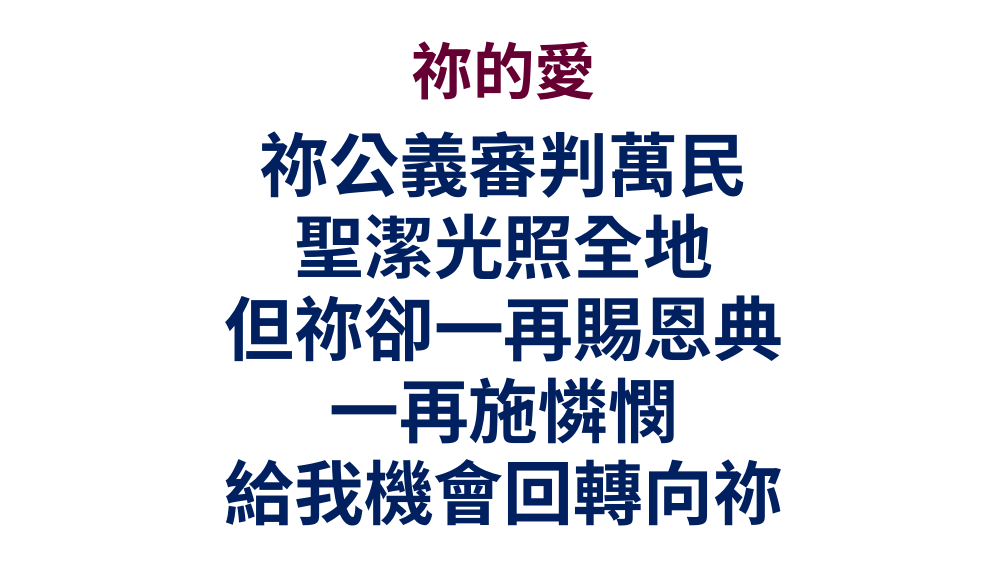
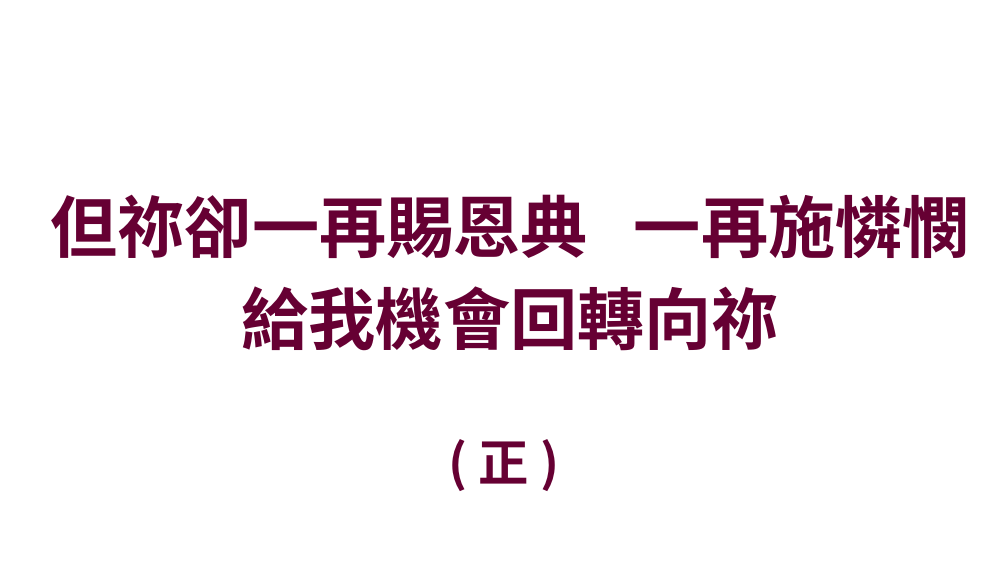
Before and after one commit to batisuoc/prayermeeting, a slide deck: slide 18 of 2021/11月/11-11.pptx (slide 8 before the commit). Drawn at 1008x567 pixels with LibreOffice and Linux fonts; fonts in the diff are those of the drawing; background and template pictures are left out. Boxes give left, top, right and bottom in pixels: in the first picture for what was removed or moved away, otherwise in the second. Text is boxed around its words. In the diff, an @@ line names an element or a change of style, - is before the commit and + after.

Commit message:
Update 11-11.

```diff
--- a/2021/11月/11-11.pptx
+++ b/2021/11月/11-11.pptx
@@ title removed at (x1=411, y1=41, x2=596, y2=100) @@
-祢的愛
@@ text "但祢卻一再賜恩典 一再施憐憫" moved from (x1=224, y1=131, x2=783, y2=526) to (x1=51, y1=194, x2=970, y2=351) @@
@@ text "但祢卻一再賜恩典 一再施憐憫" at (x1=51, y1=194, x2=970, y2=351): vertical alignment top to middle @@
@@ text at (x1=51, y1=194, x2=970, y2=258): text changed; size 50 to 48 pt; font Noto Sans CJK TC to Noto Sans CJK SC; text colour #002060 to #660033 @@
-祢公義審判萬民
-聖潔光照全地
-但祢卻一再賜恩典
-一再施憐憫
+但祢卻一再賜恩典 一再施憐憫
@@ text at (x1=241, y1=286, x2=778, y2=351): size 50 to 48 pt, font Noto Sans CJK TC to Noto Sans CJK SC, text colour #002060 to #660033 in "給我機會回轉向祢"; indent changed; line spacing 0.8 to 1; less space between paragraphs @@
@@ text added at (x1=479, y1=441, x2=529, y2=484), 36 pt, text #660033, bold @@
+( 正 )
```
Also in this commit, not shown: 19 other slides changed, 23 slides added.
